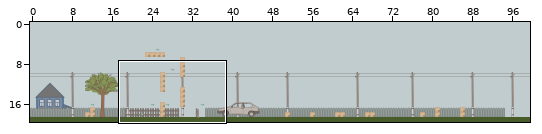
Two states of a Tiled map, maps/map.tmx. The first picture is a wide view before the edit; the outline marks the close-up.
Close-up. First the earlier version:
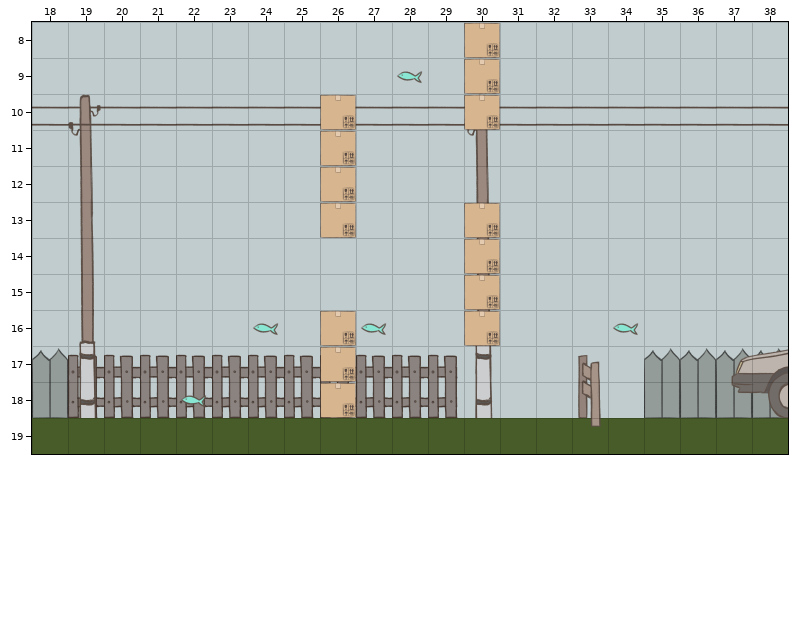
Cells are 200x200 px. Shown: x 18..38, y 8..19. The commit also changed other parts of the map, which this record leaves out.
And afterwards:
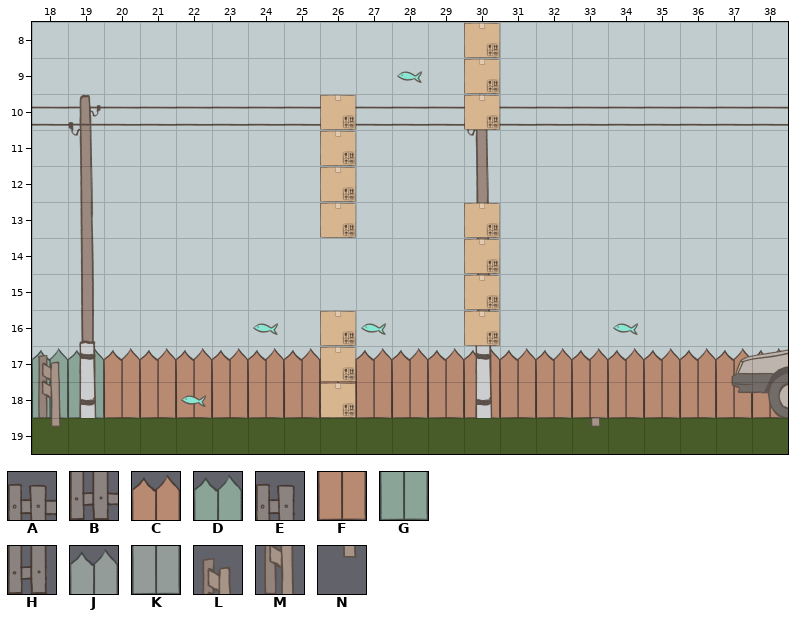
Key: from "tileset": A 10, B 21, C 22, D 23, E 32, F 33, G 34, H 43, J 44, K 55, L 65, M 76, N 87.
_ is an empty cell.
Diff:
Layer "background":
y 17: x 18..37 JAAAAAAAAAAE_____JJJ -> DDCCCCCCCCCCCCCCCCCC
y 18: x 18..38 KBBBBBBBBBBH_____KKKK -> GGFFFFFFFFFFFFFFFFFFF
Layer "tree":
y 17: x 18 _ -> L; x 33 L -> _
y 18: x 18 _ -> M; x 33 M -> _
y 19: x 18 _ -> N
Changed places in both close-ups, as pixel boxes (x1, y1, x2, y2):
changed: (32, 346, 788, 427)
